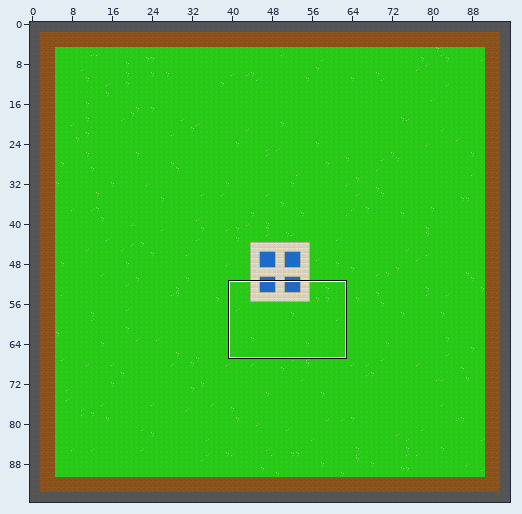
Two versions of a level (Tiled map (JSON), Assets/Maps/AdventurersGuild.json). The first picture is a wide view before the edit; the outline marks the close-up.
Close-up. Old version:
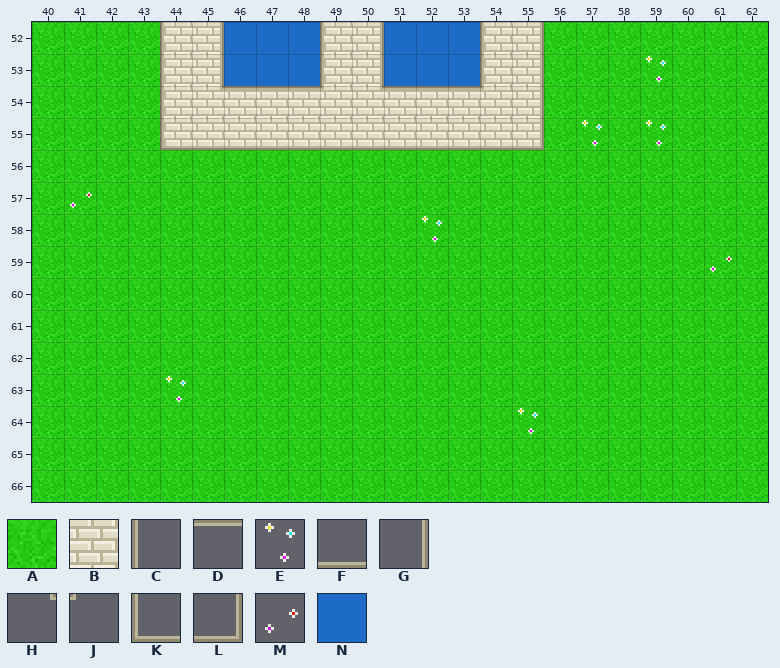
Cells are 16x16 px. Shown: x 40..62, y 52..66.
Key: from "JourneyCore-Maps": A 0 "Grass", B 6 "MarblePath", C 7 "MarblePath", D 8 "MarblePath", E 13 "Flower", F 20 "MarblePath", G 21 "MarblePath", H 22 "MarblePath", J 23 "MarblePath", K 24 "MarblePath", L 25 "MarblePath", M 26 "Flower", N 754 "Water".
_ is an empty cell.
Layer "Base" before, first column x 40:
52 AAAABBNNNBBNNNBBAAAAAAA
53 AAAABBNNNBBNNNBBAAAAAAA
54 AAAABBBBBBBBBBBBAAAAAAA
55 AAAABBBBBBBBBBBBAAAAAAA
56 AAAAAAAAAAAAAAAAAAAAAAA
57 AAAAAAAAAAAAAAAAAAAAAAA
58 AAAAAAAAAAAAAAAAAAAAAAA
59 AAAAAAAAAAAAAAAAAAAAAAA
60 AAAAAAAAAAAAAAAAAAAAAAA
61 AAAAAAAAAAAAAAAAAAAAAAA
62 AAAAAAAAAAAAAAAAAAAAAAA
63 AAAAAAAAAAAAAAAAAAAAAAA
64 AAAAAAAAAAAAAAAAAAAAAAA
65 AAAAAAAAAAAAAAAAAAAAAAA
66 AAAAAAAAAAAAAAAAAAAAAAA
Layer "Accents" before, first column x 40:
52 ____CG___CG___CG_______
53 ____CG___CG___CG___E___
54 ____CHDDDJHDDDJG_______
55 ____KFFFFFFFFFFL_E_E___
56 _______________________
57 _M_____________________
58 ____________E__________
59 _____________________M_
60 _______________________
61 _______________________
62 _______________________
63 ____E__________________
64 _______________E_______
65 _______________________
66 _______________________
Now the later version:
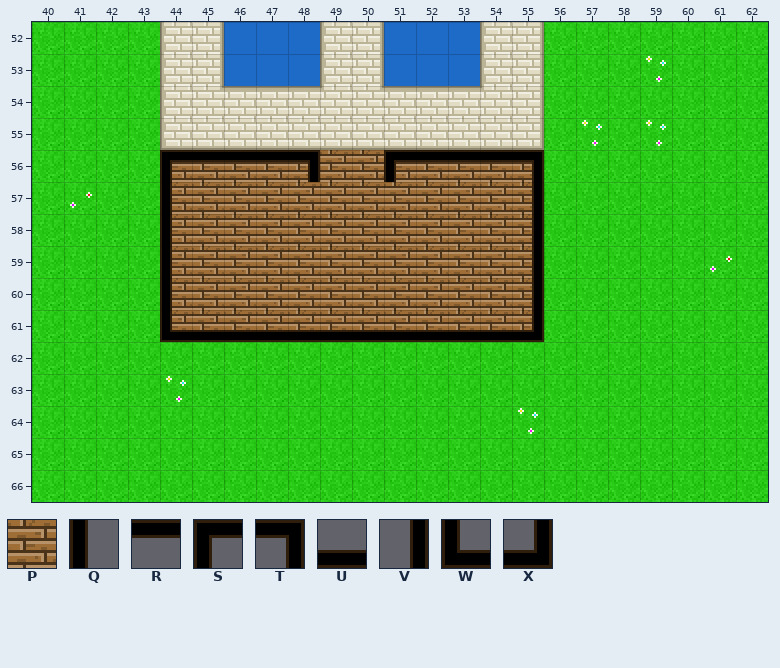
Further tiles: from "JourneyCore-Maps": P 32 "WoodFloor", Q 33 "WoodWall", R 34 "WoodWall", S 37 "WoodWall", T 38 "WoodWall", U 46 "WoodWall", V 47 "WoodWall", W 50 "WoodWall", X 51 "WoodWall".
Tiles of an added or newly shown layer are drawn over the layers below it.
Change:
Layer "Base":
The edit turns tile A into tile P in rows 56 to 61 at x 44 to 55.
Layer "Accents":
The edit erases tile E in row 58 at x 52.
Layer "Walls" (added):
There is now tile Q in rows 57 to 60 at x 44.
There is now tile R in row 56 at x 45 to 47 and 52 to 54.
There is now tile S in row 56 at x 44 and 51.
There is now tile T in row 56 at x 48 and 55.
There is now tile U in row 61 at x 45 to 54.
There is now tile V in rows 57 to 60 at x 55.
There is now tile W in row 61 at x 44.
There is now tile X in row 61 at x 55.
Where, in picture pixels (left, top, right, bottom), the same in both close-ups:
changed: (160, 150, 544, 342)
